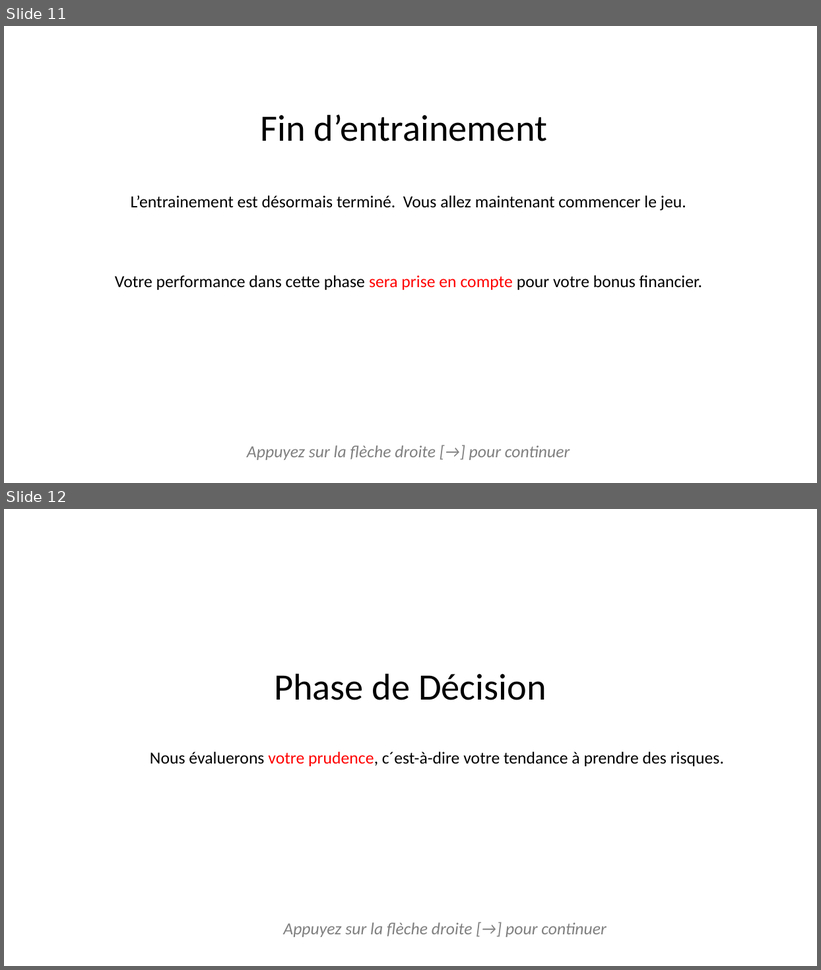
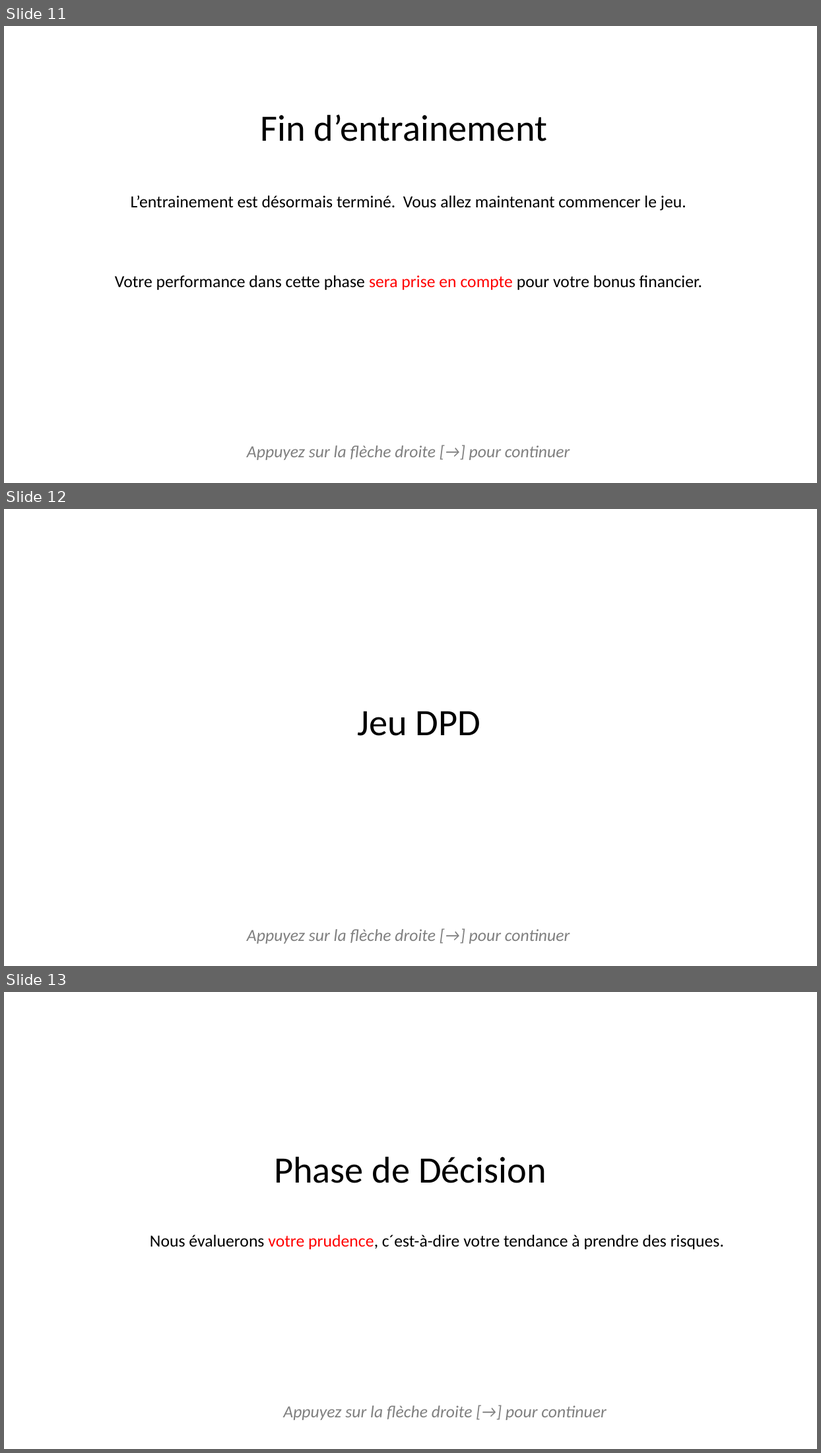
Before and after one commit to MBB-team/Online_Testing, a slide deck: DPD_task/stimuli/instructions/instructionsDPD.pptx. Shown one above the other, each under a label of ours: slides 11 and 12 before the commit, slides 11, 12 and 13 after it. The pictures are 821x970 and 821x1453 pixels, drawn with LibreOffice and Linux fonts; fonts in the diff are those of the drawing. Boxes give left, top, right and bottom in pixels: in the first picture for what was removed or moved away, otherwise in the second. Text is boxed around its words. In the diff, an @@ line names an element or a change of style, - is before the commit and + after.

```diff
--- a/DPD_task/stimuli/instructions/instructionsDPD.pptx
+++ b/DPD_task/stimuli/instructions/instructionsDPD.pptx
@@ slide 12 added at <box>4,509,817,966</box>, background #FFFFFF @@
@@ title added at <box>357,711,481,736</box>, 44 pt, text #000000 @@
+Jeu DPD
@@ text added at <box>247,929,570,944</box>, 20 pt, text #808080, italic @@
+Appuyez sur la flèche droite [→] pour continuer
@@ what was slide 12 is now slide 13 @@
```
Also in this commit, not shown: 1 slide changed, 1 other slide added, 12 other files.
